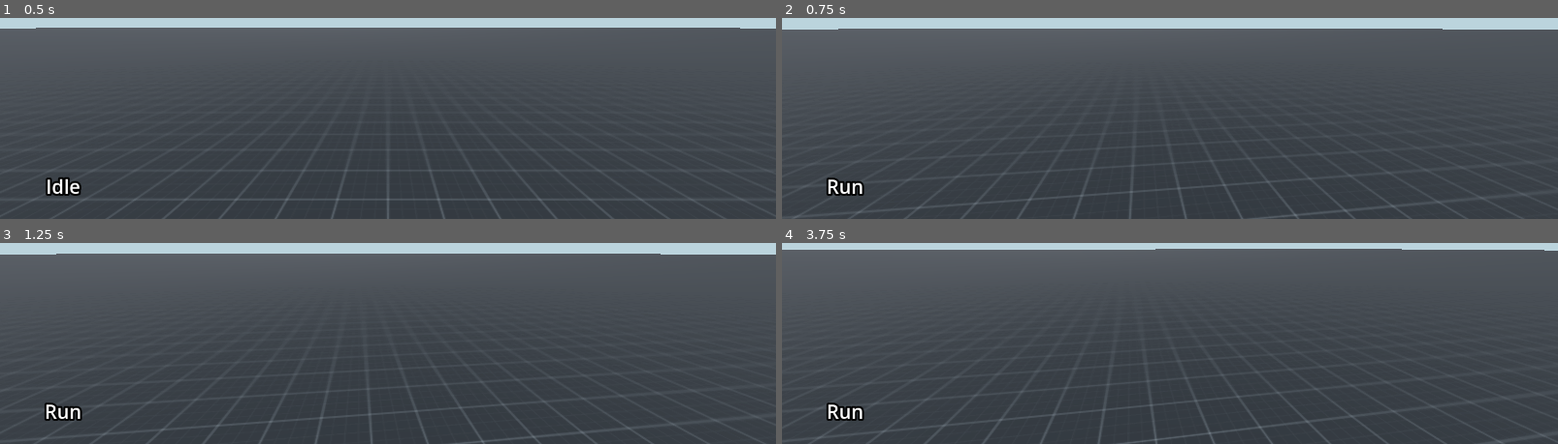
Above: before the commit, frames 1-4 (two rows, left to right).
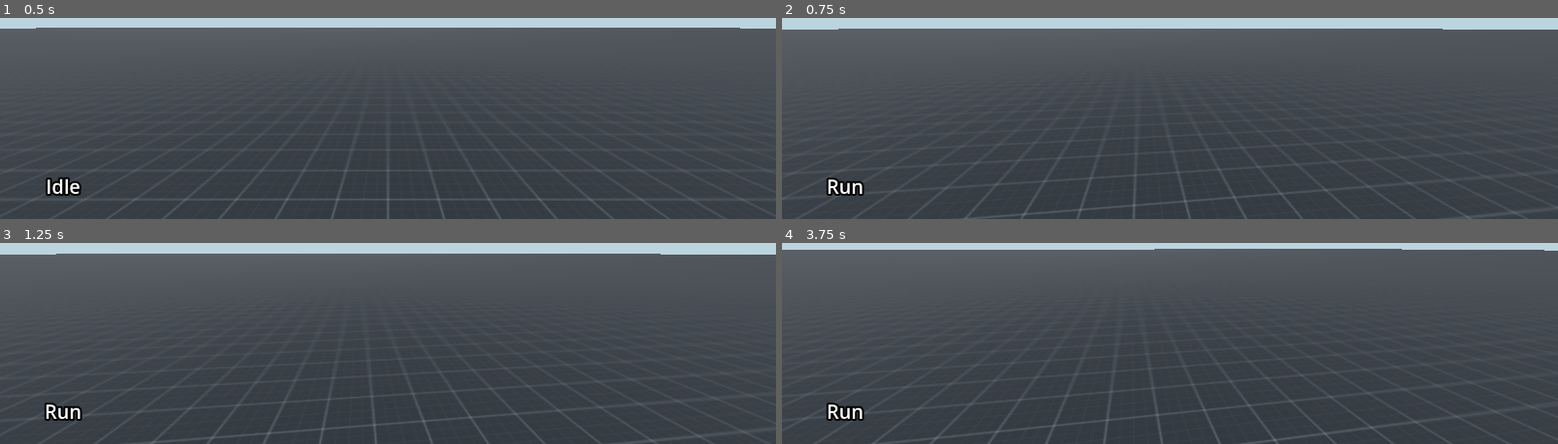
Above: after the commit, the same moments.

Repository: Polar4ik/Operation-Blizard
Game: Godot game, scene res://scenes/world.tscn
The game is run twice, just before and just after one commit, with the same random seed, the same clock (stepped at 60 frames per second) and the same inputs.
Inputs (mouse positions are in pixels of both pictures, inside the frame that each line leads up to):
- Up to frame 1 (0.5 s): no input
- Up to frame 2 (0.75 s): tap Enter at 0.5 s; move the mouse to (1208, 24) at 0.52 s; hold W (forward) from 0.53 s (still down)
- Up to frame 3 (1.25 s): keep holding W (forward)
- Up to frame 4 (3.75 s): keep holding W (forward); move the mouse to (1131, 253) at 1.27 s; move the mouse to (1185, 243) at 2.02 s; move the mouse to (1162, 257) at 2.77 s; move the mouse to (1224, 255) at 3.52 s

Frame 1 is identical in both runs. In frame 2, 1.1% of the frame differs, in the area x 0-100%, y 62-100%; in frame 3, 1.2%; in frame 4, 1.4%, in the area x 0-99%, y 2-100%.

Commit message:
add lerp intepolation for move

Diff:
--- a/scripts/player/fsm/idle.gd
+++ b/scripts/player/fsm/idle.gd
@@ -1,7 +1,16 @@
 extends State
 
+var motion_body: MotionBody
+@export var deaccel := 0.3
+
 func update(_delta: float) -> void:
-	var motion_body = host as MotionBody
-
 	if motion_body.target_vector:
 		change_state.emit("Run")
+
+func physics_update(_delta: float) -> void:
+	motion_body = host as MotionBody
+	stop()
+
+func stop() -> void:
+	if motion_body.velocity:
+		motion_body.velocity = lerp(motion_body.velocity, Vector3.ZERO, deaccel)
--- a/scripts/player/fsm/run.gd
+++ b/scripts/player/fsm/run.gd
@@ -2,6 +2,9 @@
 
 var motion_body: MotionBody
 var head: Marker3D
+
+@export var speed := 5.0
+@export var accel := 0.2
 
 func physics_update(_delta: float) -> void:
 	motion_body = host as MotionBody
@@ -15,4 +18,6 @@
 
 func move() -> void:
 	var dir = Basis(motion_body.transform.basis.x, motion_body.transform.basis.y, motion_body.transform.basis.z) * Vector3(motion_body.target_vector.x, 0, motion_body.target_vector.y).normalized()
-	motion_body.velocity = dir * 5
+
+	if dir:
+		motion_body.velocity = lerp(motion_body.velocity, dir * speed, accel)
